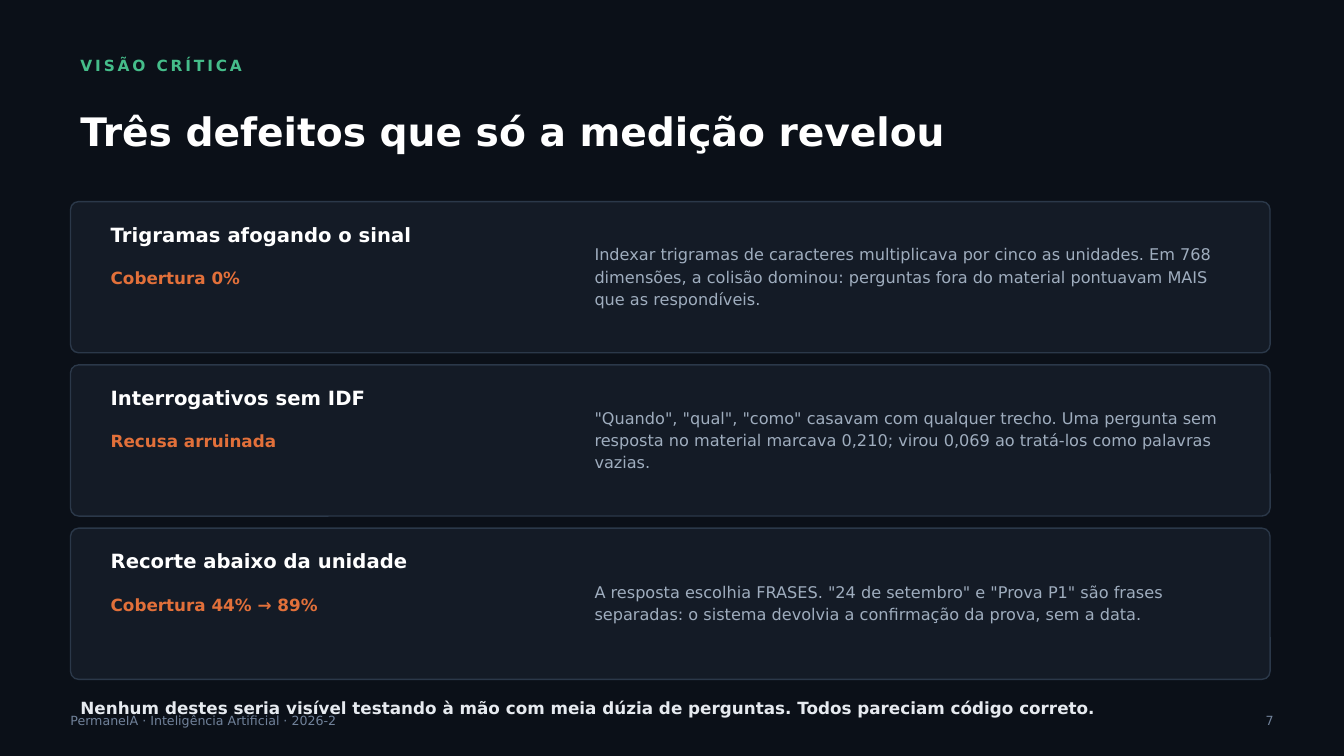
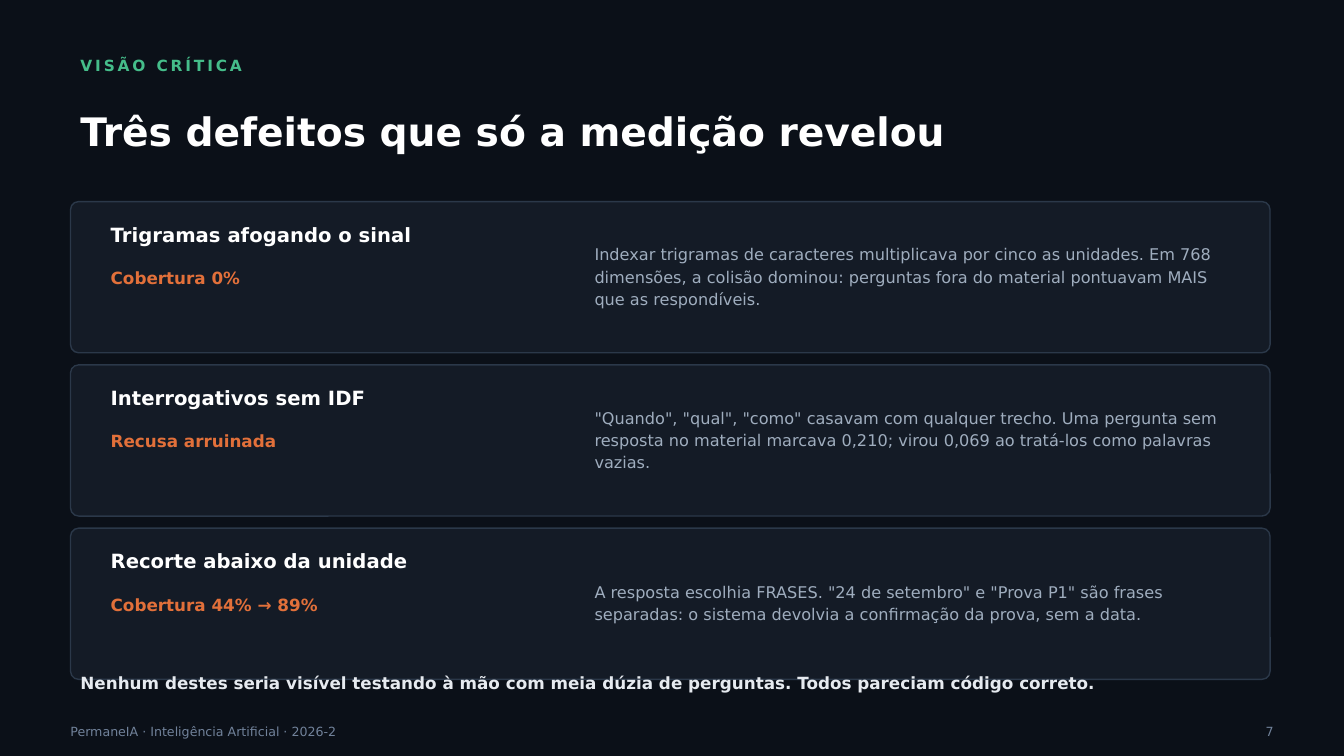
Before and after one commit to fabriciojunio/permaneia, a slide deck: slide 7 of PermaneIA-Apresentacao.pptx. Drawn at 1344x756 pixels with LibreOffice and Linux fonts; fonts in the diff are those of the drawing. Boxes give left, top, right and bottom in pixels: in the first picture for what was removed or moved away, otherwise in the second. Text is boxed around its words. In the diff, an @@ line names an element or a change of style, - is before the commit and + after.

Commit message:
fix(apresentacao): tira o texto de cima do rodape e acerta a contagem de slides
Tres defeitos que so aparecem na projecao. O titulo de 28 pt quebrava em duas
linhas e vazava de uma caixa de 0,9 polegada em dois slides. A frase de fecho
dos slides 5, 7 e 8 ocupava a mesma faixa do rodape. E o gerador anunciava 15
slides num arquivo de 13, porque somava dois a mais sem motivo. Os seis nomes
do grupo passam a sair em duas linhas, que em uma so estouram a caixa.

```diff
--- a/PermaneIA-Apresentacao.pptx
+++ b/PermaneIA-Apresentacao.pptx
@@ text "Nenhum destes seria visível testando ...": place and size @@
-text "Nenhum destes seria visível testando ..." at (80,701,1094,719)
+text "Nenhum destes seria visível testando ..." at (80,676,1094,693)
@@ text "PermaneIA · Inteligência Artificial · ...": place and size @@
-text "PermaneIA · Inteligência Artificial · ..." at (70,715,337,728)
+text "PermaneIA · Inteligência Artificial · ..." at (70,726,337,739)
@@ text "7": place and size @@
-text "7" at (1266,716,1274,725)
+text "7" at (1266,727,1274,736)
```
Also in this commit, not shown: 12 other slides changed, 1 other file.
